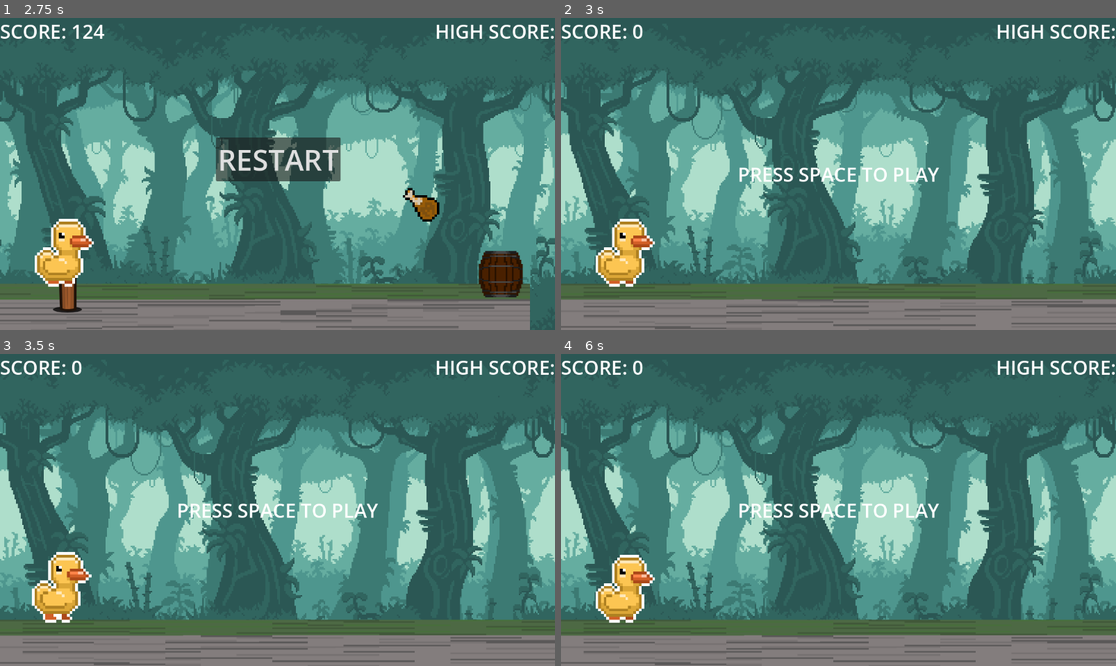
Above: before the commit, frames 1-4 (two rows, left to right).
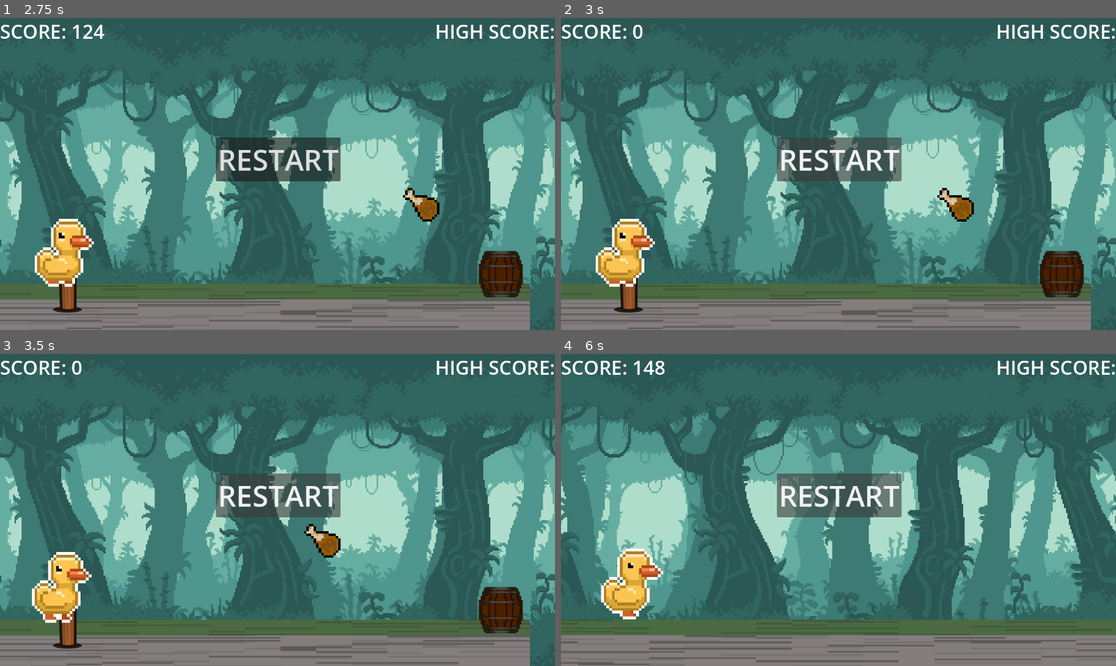
Above: after the commit, the same moments.

Repository: Ayodper/voraciousrush-main
Game: Godot game, scene res://background/scenes/main.tscn
The game is run twice, just before and just after one commit, with the same random seed, the same clock (stepped at 60 frames per second) and the same inputs.
Inputs (mouse positions are in pixels of both pictures, inside the frame that each line leads up to):
- Up to frame 1 (2.75 s): tap Space at 0.5 s; tap Enter (ui_accept) at 0.77, 1.52 s; hold Down (ui_down) from 2.03 s (still down)
- Up to frame 2 (3 s): release Down (ui_down) at 2.75 s; click "RESTART" at 2.75 s
- Up to frame 3 (3.5 s): no input
- Up to frame 4 (6 s): tap Space at 3.5 s; tap Enter (ui_accept) at 3.77, 4.52, 5.27 s; hold Down (ui_down) 5.03-5.75 s; click (838, 494) at 5.75 s, where only the run before the commit has a clickable "RESTART"

Frame 1 is identical in both runs. In frame 2, 39% of the frame differs, in the area x 0-100%, y 16-100%; in frame 3, 39%; in frame 4, 49%, in the area x 0-100%, y 2-100%.
Error after the commit: Invalid access to property or key 'queue' on a base object of type 'Area2D'. (res://background/scenes/main.gd:55)

Commit message:
slight issue restart

Diff:
--- a/background/scenes/main.gd
+++ b/background/scenes/main.gd
@@ -49,6 +49,11 @@
 	get_tree().paused = false
 	show_score()
 	difficulty = 0
+
+	#delete all obstacles
+	for obs in obstacles:
+		obs.queue.free()
+	obstacles.clear()
 
 	$duck.position = DUCK_START_POS
 	$duck.velocity = Vector2i(0, 0)
